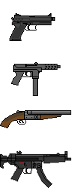
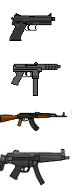
Revision of a layered w=72, h=192 image; what changed, layer by layer:
renamed "Zwevende laag" to "Geplakte laag", painted on it over [0, 148, 72, 188]
added layer "Laag" above "Laag #1" over [0, 111, 70, 131]
painted on "guns.png" over [0, 110, 71, 129]
